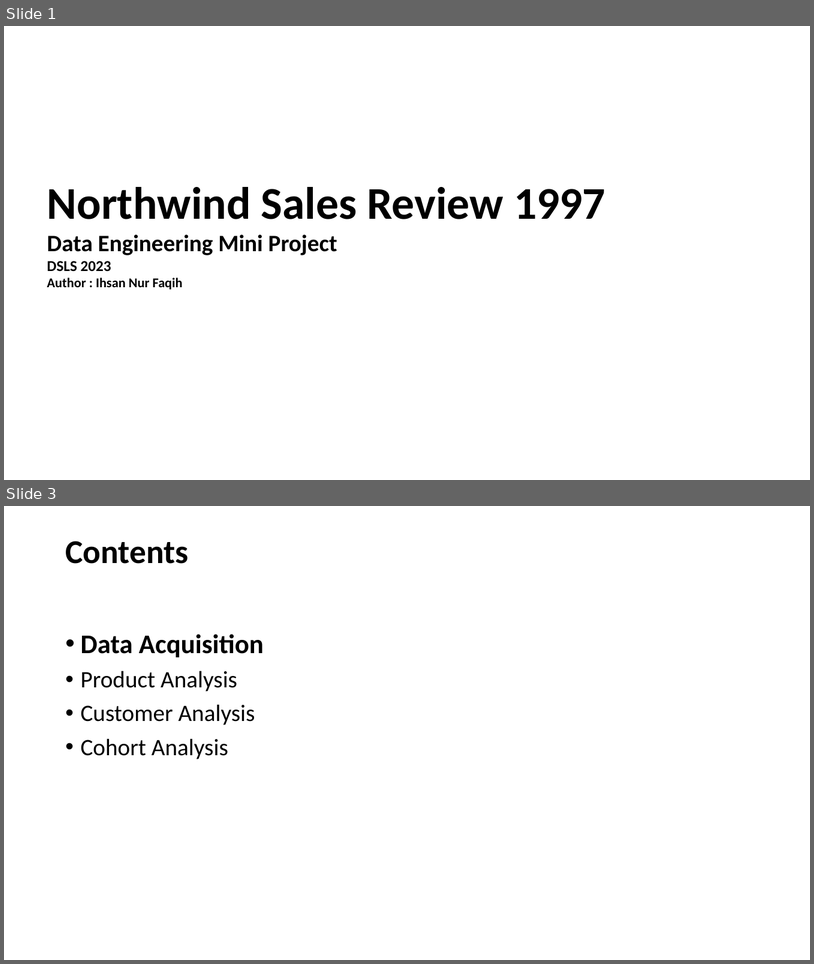
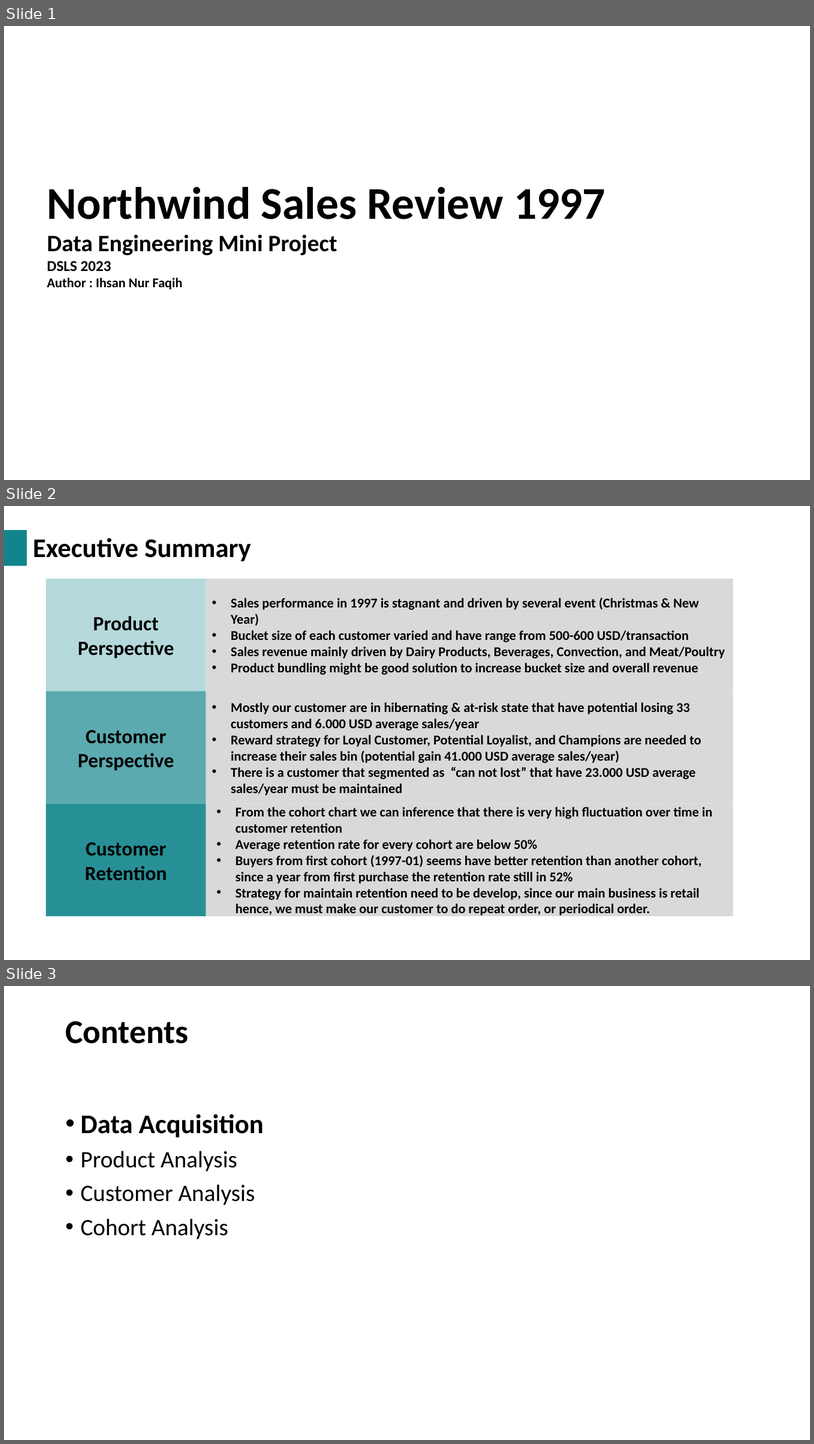
Before and after one commit to ihsannurfaqih/dsls2023, a slide deck: DE_mini_project/docs/DE Mini Project DSLS 2023_Ihsan Nur Faqih.pptx. Shown one above the other, each under a label of ours: slides 1 and 3 before the commit, slides 1, 2 and 3 after it; the slides between them are not shown. The pictures are 814x964 and 814x1444 pixels, drawn with LibreOffice and Linux fonts; fonts in the diff are those of the drawing; background and template pictures are left out. Boxes give left, top, right and bottom in pixels: in the first picture for what was removed or moved away, otherwise in the second. Text is boxed around its words. In the diff, an @@ line names an element or a change of style, - is before the commit and + after.

```diff
--- a/DE_mini_project/docs/DE Mini Project DSLS 2023_Ihsan Nur Faqih.pptx
+++ b/DE_mini_project/docs/DE Mini Project DSLS 2023_Ihsan Nur Faqih.pptx
@@ slide 2 added at <box>4,506,810,960</box>, background picture (left out) @@
@@ rectangle added at <box>4,530,27,566</box>, fill #12858C @@
@@ title added at <box>33,538,251,561</box>, 32 pt, text #000000, bold @@
+Executive Summary
@@ rectangle added at <box>46,579,206,691</box>, fill #12858C at 31% opacity, 24 pt, text #000000, bold @@
+Product Perspective
@@ rectangle added at <box>206,579,734,691</box>, fill #D9D9D9, 16 pt, text #000000, bold @@
+• Sales performance in 1997 is stagnant and driven by several event (Christmas & New Year)
+• Bucket size of each customer varied and have range from 500-600 USD/transaction
+• Sales revenue mainly driven by Dairy Products, Beverages, Convection, and Meat/Poultry
+• Product bundling might be good solution to increase bucket size and overall revenue
@@ rectangle added at <box>46,691,206,804</box>, fill #12858C at 69% opacity, 24 pt, text #000000, bold @@
+Customer Perspective
@@ text added at <box>231,702,702,795</box>, 16 pt, text #000000, bold @@
+• Mostly our customer are in hibernating & at-risk state that have potential losing 33 customers and 6.000 USD average sales/year
+• Reward strategy for Loyal Customer, Potential Loyalist, and Champions are needed to increase their sales bin (potential gain 41.000 USD average sales/year)
+• There is a customer that segmented as “can not lost” that have 23.000 USD average sales/year must be maintained
@@ rectangle added at <box>46,804,206,916</box>, fill #12858C at 91% opacity, 24 pt, text #000000, bold @@
+Customer Retention
@@ rectangle added at <box>206,804,734,916</box>, fill #D9D9D9, 16 pt, text #000000, bold @@
+• From the cohort chart we can inference that there is very high fluctuation over time in customer retention
+• Average retention rate for every cohort are below 50%
+• Buyers from first cohort (1997-01) seems have better retention than another cohort, since a year from first purchase the retention rate still in 52%
+• Strategy for maintain retention need to be develop, since our main business is retail hence, we must make our customer to do repeat order, or periodical order.
```
Also in this commit, not shown: 1 slide removed.
